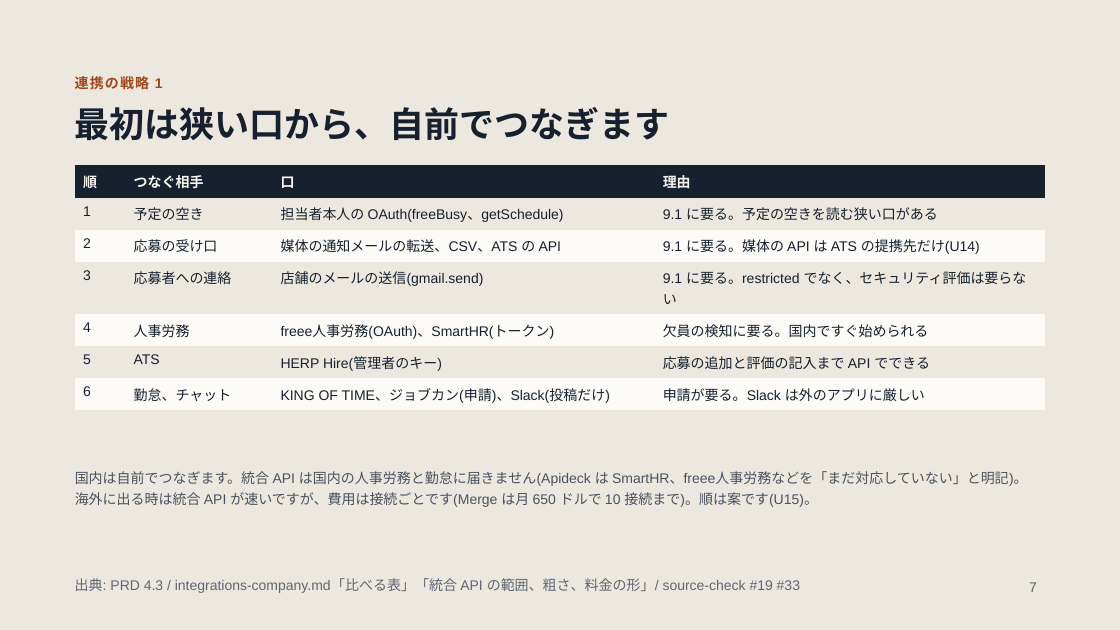
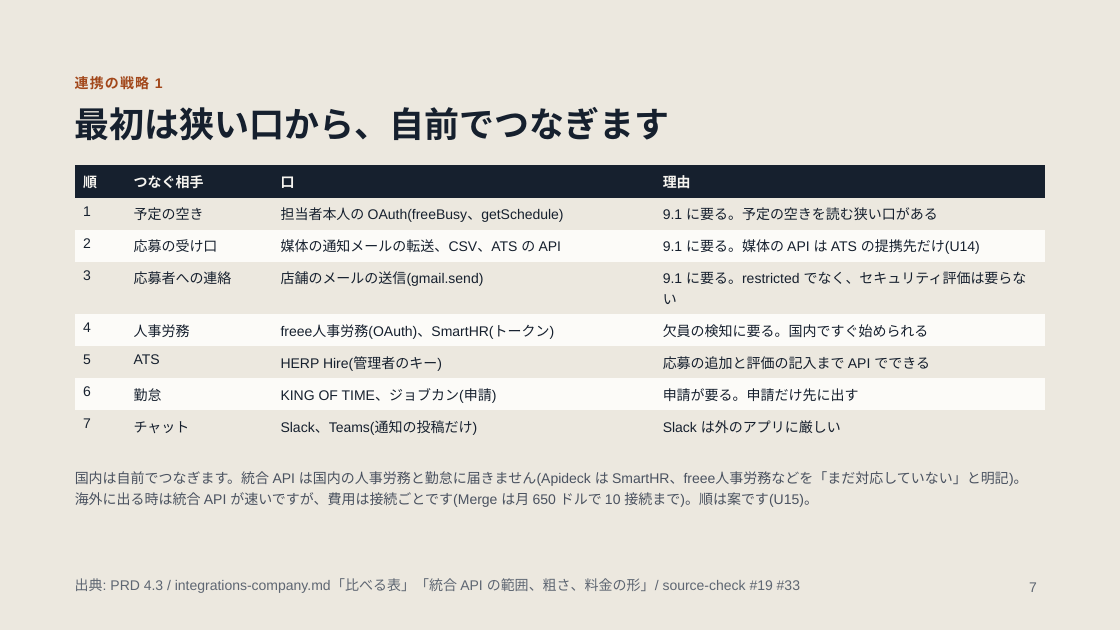
Before and after one commit to jyoka/hiring-os, a slide deck: slide 7 of docs/pitch/pitch.pptx. Drawn at 1120x630 pixels with LibreOffice and Linux fonts; fonts in the diff are those of the drawing. Boxes give left, top, right and bottom in pixels: in the first picture for what was removed or moved away, otherwise in the second. Text is boxed around its words. In the diff, an @@ line names an element or a change of style, - is before the commit and + after.

```diff
--- a/docs/pitch/pitch.pptx
+++ b/docs/pitch/pitch.pptx
@@ table at <box>75,166,1045,439</box> @@
-row 7: 6 | 勤怠、チャット | KING OF TIME、ジョブカン(申請)、Slack(投稿だけ) | 申請が要る。Slack は外のアプリに厳しい
+row 7: 6 | 勤怠 | KING OF TIME、ジョブカン(申請) | 申請が要る。申請だけ先に出す
+row 8: 7 | チャット | Slack、Teams(通知の投稿だけ) | Slack は外のアプリに厳しい
```
Also in this commit, not shown: 1 other slide changed, 6 other files.
